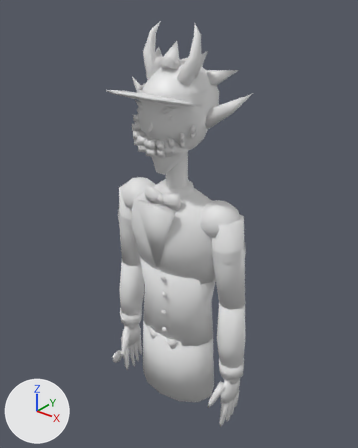
The glTF model art/models/characters/smiles/smiles_mobile.glb, before and after one commit.
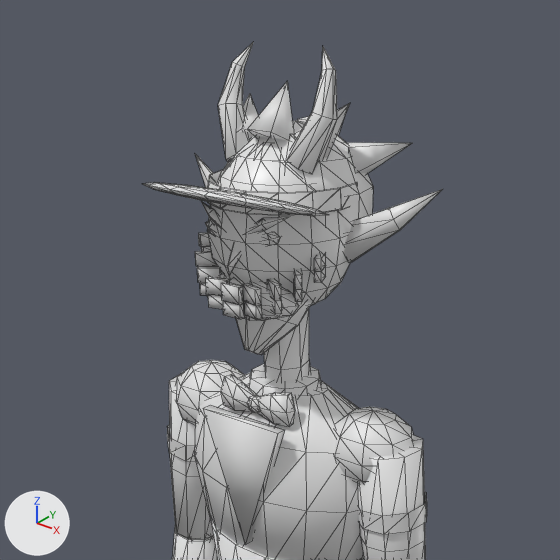
Each version is shown whole from a 50 mm camera at (0.772, -0.958, 0.929) aimed at (-0.004, 0.012, 0.328), then close up on the part from 10% to 87% of the width and 0% to 62% of the height. The lights are fixed; the arrows at lower left show +X, +Y and +Z. The older version's two pictures come first. The close-ups show mesh edges as thin lines.

In view in the first close-up: 'Smiles_Body', 'Smiles_Head', 'Smiles_Visor'.
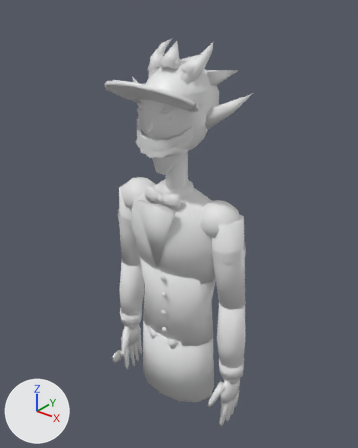
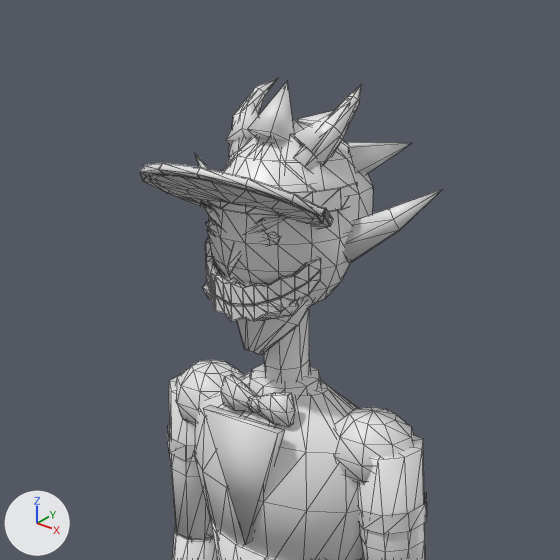
What changed in the scene script:
```text
Add mat_smiles_visor_rim:
    mat_smiles_visor_rim = principled_material('smiles_visor_rim')
    mat_smiles_visor_rim.base_color = (0.8, 0.8, 0.8)  # white #e7e7e7
    mat_smiles_visor_rim.roughness = 0.4
Add mat_smiles_glow_rim:
    mat_smiles_glow_rim = principled_material('smiles_glow_rim')
    mat_smiles_glow_rim.base_color = (0.8, 0.8, 0.8)  # white #e7e7e7
    mat_smiles_glow_rim.roughness = 0.4
Add mat_smiles_glow_gold:
    mat_smiles_glow_gold = principled_material('smiles_glow_gold')
    mat_smiles_glow_gold.base_color = (0.8, 0.8, 0.8)  # white #e7e7e7
    mat_smiles_glow_gold.roughness = 0.4
Change me_smiles_head:
    used by ob_smiles_head; location = (0.0, 0.0, 0.0)
    remove me_smiles_head.from_pydata(...)  # 656 vertices, 1156 faces; spans x -0.19..0.19, y -0.11..0.145, z 0.495..0.85
    add me_smiles_head.from_pydata(...)  # 692 vertices, 1228 faces; spans x -0.19..0.19, y -0.11..0.145, z 0.495..0.81
    me_smiles_head part 1: a new loose piece of 60 vertices spanning x -0.086..0.086, y -0.106..-0.044, z 0.57..0.627, in mat_smiles_gold (white #e7e7e7)
    me_smiles_head part 2: a new loose piece of 30 vertices spanning x -0.087..0.087, y -0.107..-0.048, z 0.569..0.629, in mat_smiles_glow_gold (white #e7e7e7)
    me_smiles_head part 3: a new loose piece of 30 vertices spanning x -0.087..0.087, y -0.107..-0.048, z 0.549..0.615, in mat_smiles_glow_gold (white #e7e7e7)
    me_smiles_head part 4: a new loose piece of 23 vertices spanning x -0.08..-0.028, y -0.041..0.06, z 0.709..0.806, in mat_smiles_horn (white #e7e7e7)
    me_smiles_head part 5: a new loose piece of 23 vertices spanning x 0.028..0.08, y -0.041..0.06, z 0.709..0.806, in mat_smiles_horn (white #e7e7e7)
    me_smiles_head part 6: 144 vertices removed from x -0.095..0.095, y -0.108..-0.032, z 0.554..0.631
    me_smiles_head part 7: 46 vertices removed from x -0.084..0.084, y -0.049..0.0, z 0.717..0.85
    other edits to the shape of me_smiles_head do not show in these pictures
    add me_smiles_head.materials.append(mat_smiles_glow_gold)  # white #e7e7e7
Change me_smiles_visor:
    used by ob_smiles_visor; location = (0.0, 0.0, 0.0)
    remove me_smiles_visor.from_pydata(...)  # 137 vertices, 210 faces; spans x -0.123..0.123, y -0.172..0.089, z 0.672..0.712
    add me_smiles_visor.from_pydata(...)  # 249 vertices, 418 faces; spans x -0.125..0.129, y -0.172..0.089, z 0.65..0.738
    me_smiles_visor part 8: the loose piece of 77 vertices spanning x -0.123..0.123, y -0.172..-0.022, z 0.672..0.712 is turned -15 degrees about the x axis through its middle, then moved by (0.0, 0.0, 0.002)
    me_smiles_visor part 9: a new loose piece of 56 vertices spanning x -0.125..0.129, y -0.172..-0.024, z 0.65..0.738, in mat_smiles_glow_rim (white #e7e7e7)
    other edits to the shape of me_smiles_visor do not show in these pictures
    add me_smiles_visor.materials.append(mat_smiles_visor_rim)  # white #e7e7e7
    add me_smiles_visor.materials.append(mat_smiles_glow_rim)  # white #e7e7e7
```

Pixel boxes (x1, y1, x2, y2) of what changed, in the close-ups (560 x 560 px; the box of a moved part takes in the faces that stretch with it):
'Smiles_Head', reshaped (11% shorter): before (195, 43, 441, 355); after (195, 77, 441, 355)
'Smiles_Visor', reshaped: before (143, 170, 351, 216); after (140, 162, 351, 229)
part 1 of me_smiles_head, added: after (206, 238, 319, 288)
part 2 of me_smiles_head, added: after (205, 237, 321, 306)
part 3 of me_smiles_head, added: after (206, 272, 320, 322)
part 4 of me_smiles_head, added: after (229, 77, 279, 159)
part 5 of me_smiles_head, added: after (293, 84, 362, 171)
part 6 of me_smiles_head, deleted: before (195, 232, 326, 320)
part 7 of me_smiles_head, deleted: before (218, 43, 337, 174)
part 8 of me_smiles_visor, moved or reshaped: before (143, 182, 329, 216); after (149, 175, 324, 224)
part 9 of me_smiles_visor, added: after (140, 162, 333, 229)
